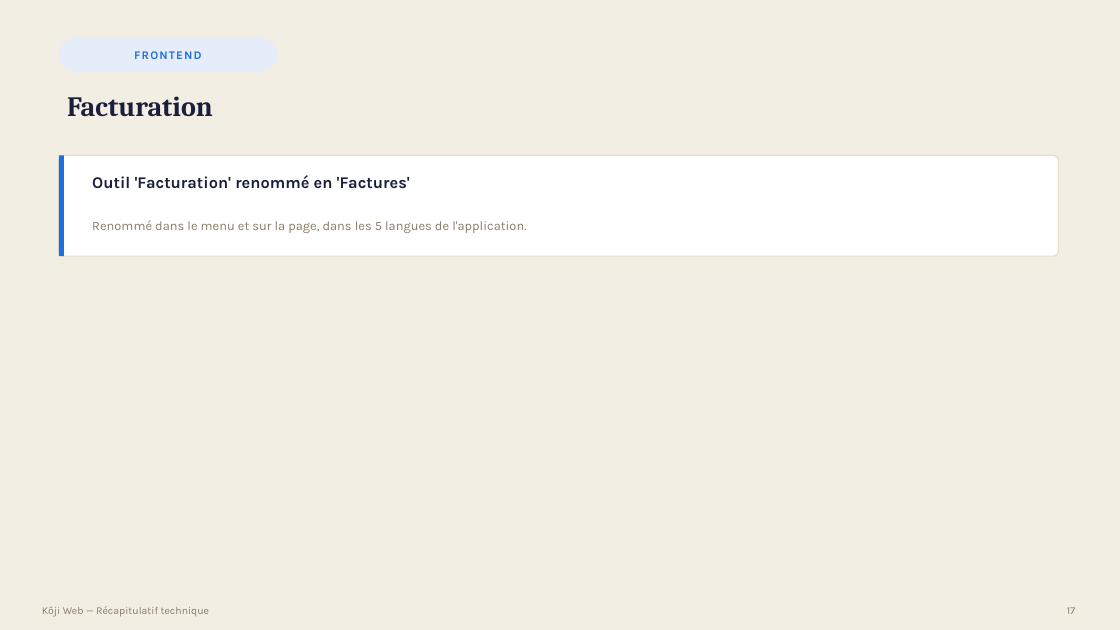
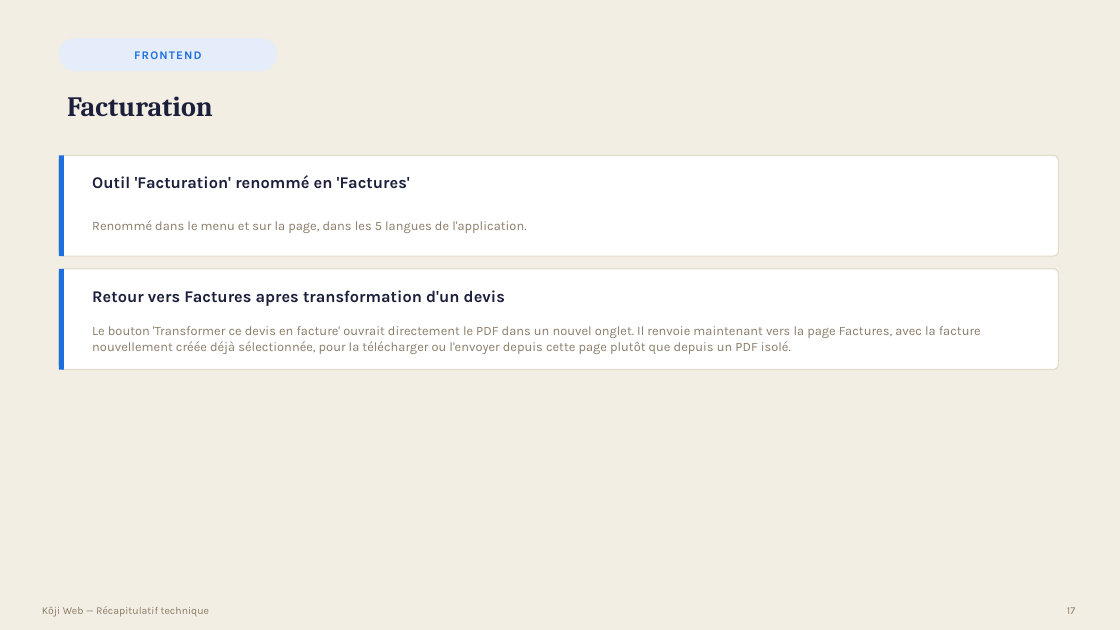
Before and after one commit to bouhouchimira-prog/web-app-Koji, a slide deck: slide 17 of docs/manager-recap/Recap-Koji-Manager.pptx. Drawn at 1120x630 pixels with LibreOffice and Linux fonts; fonts in the diff are those of the drawing. Boxes give left, top, right and bottom in pixels: in the first picture for what was removed or moved away, otherwise in the second. Text is boxed around its words. In the diff, an @@ line names an element or a change of style, - is before the commit and + after.

```diff
--- a/docs/manager-recap/Recap-Koji-Manager.pptx
+++ b/docs/manager-recap/Recap-Koji-Manager.pptx
@@ rounded rectangle added at [59, 269, 1059, 370], fill #FFFFFF, outline #E4DCCB 1 pt @@
@@ rectangle added at [59, 269, 64, 370], fill #1D6FE0 @@
@@ text added at [92, 290, 505, 306], 14 pt, text #1B1F3B, bold @@
+Retour vers Factures apres transformation d'un devis
@@ text added at [92, 326, 981, 354], 11 pt, text #8A7C68 @@
+Le bouton 'Transformer ce devis en facture' ouvrait directement le PDF dans un nouvel onglet. Il renvoie maintenant vers la page Factures, avec la facture nouvellement créée déjà sélectionnée, pour la télécharger ou l'envoyer depuis cette page plutôt que depuis un PDF isolé.
```
Also in this commit, not shown: 2 other slides changed, 3 other files.
